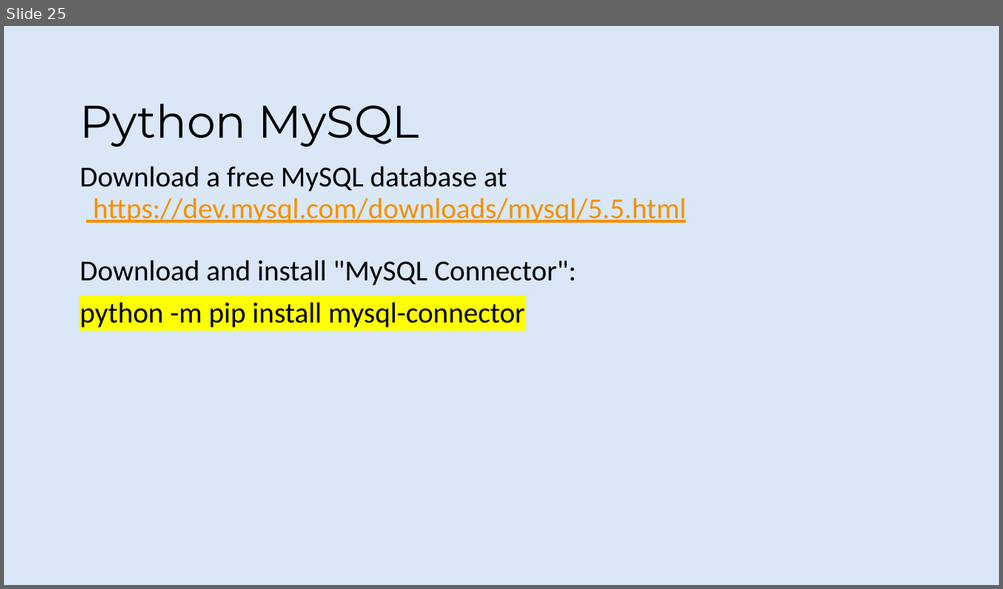
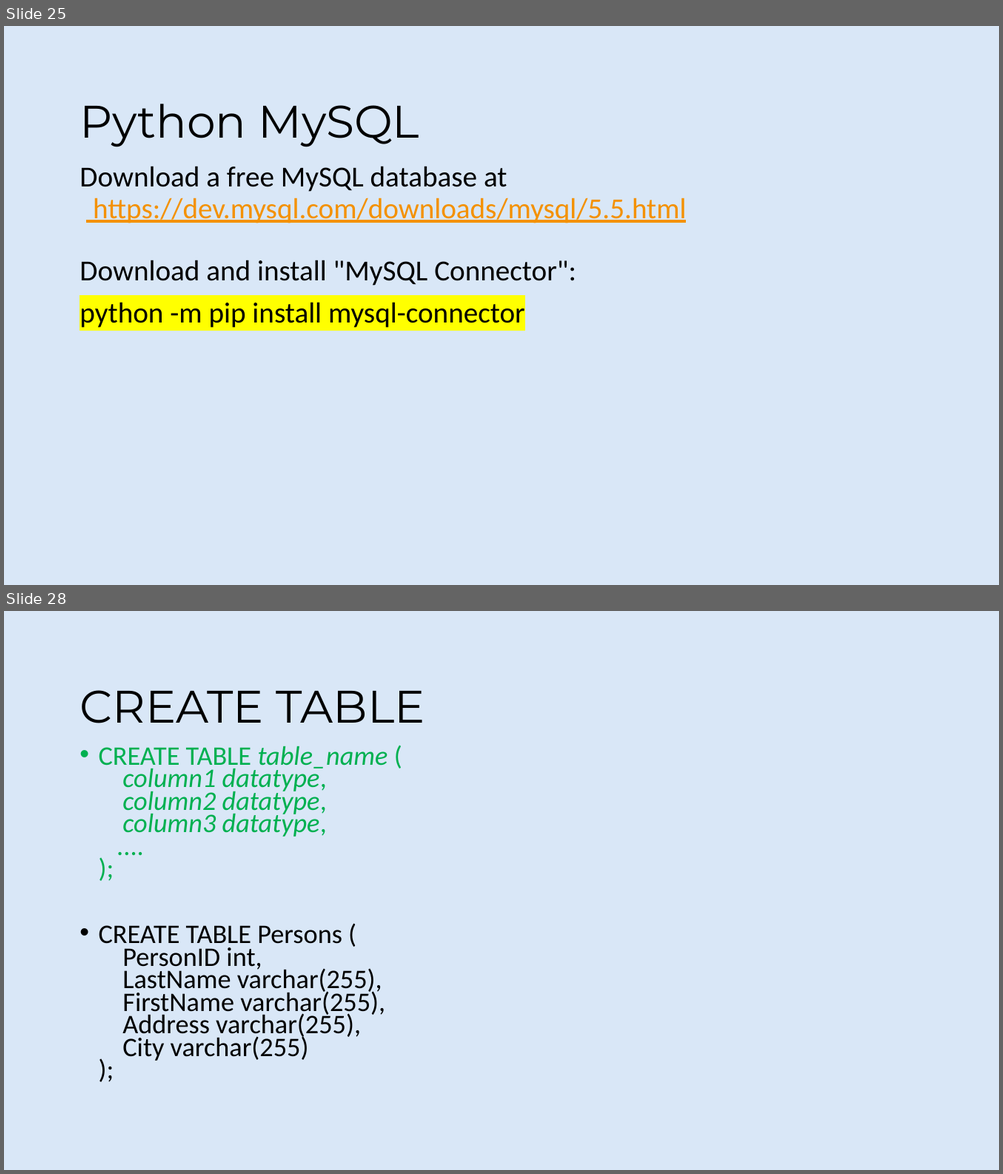
Before and after one commit to rafie-tarabay/BUE, a slide deck: Python.pptx. Shown one above the other, each under a label of ours: slide 25 before the commit, slides 25 and 28 after it; the slides between them are not shown. The pictures are 1003x589 and 1003x1174 pixels, drawn with LibreOffice and Linux fonts; fonts in the diff are those of the drawing; background and template pictures are left out. Boxes give left, top, right and bottom in pixels: in the first picture for what was removed or moved away, otherwise in the second. Text is boxed around its words. In the diff, an @@ line names an element or a change of style, - is before the commit and + after.

```diff
--- a/Python.pptx
+++ b/Python.pptx
@@ slide 28 added at (x1=4, y1=611, x2=999, y2=1170), background #D9E7F7 @@
@@ title added at (x1=79, y1=690, x2=424, y2=723), 44 pt, text #000000 @@
+CREATE TABLE
@@ text added at (x1=99, y1=746, x2=388, y2=1061), 25.9 pt, text #000000 @@
+• CREATE TABLE table_name (
+  column1 datatype,
+  column2 datatype,
+  column3 datatype,
+  ....
+  );
+• CREATE TABLE Persons (
+  PersonID int,
+  LastName varchar(255),
+  FirstName varchar(255),
+  Address varchar(255),
+  City varchar(255)
+  );
```
Also in this commit, not shown: 1 slide changed, 18 other slides added.
